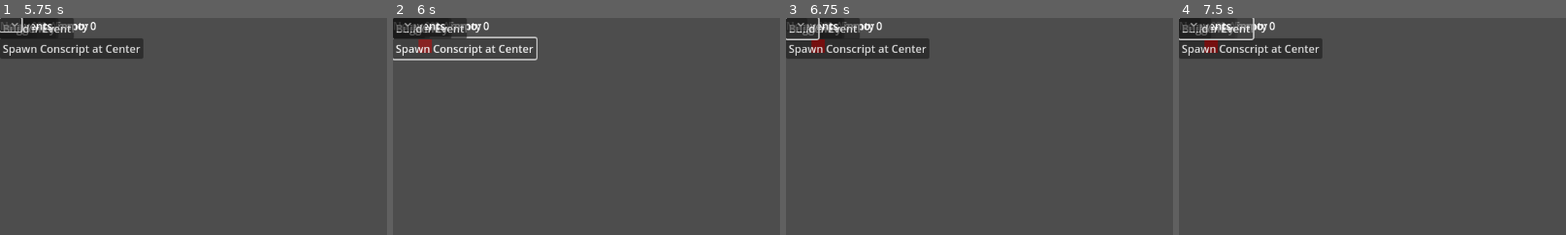
Above: before the commit, frames 1-4 (left to right).
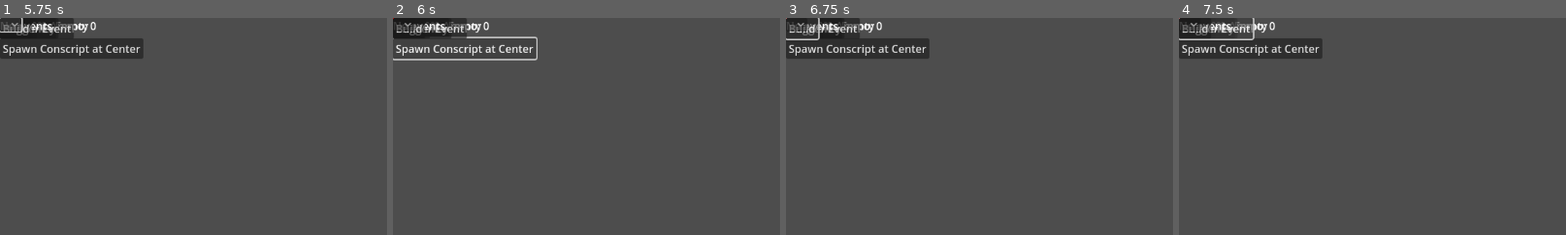
Above: after the commit, the same moments.

Repository: wasab1kastike/finsim_AA-club
Game: Godot game, scene res://scenes/ui/Main.tscn
The game is run twice, just before and just after one commit, with the same random seed, the same clock (stepped at 60 frames per second) and the same inputs.
Inputs (mouse positions are % of the whole screen's width and height, from its top left):
- Up to frame 1 (5.75 s): click "Reveal All" at 0.5 s; click "Start" at 1.25 s; click "Start" at 2 s; click "Use Policy" at 2.75 s; click "Trigger Event" at 3.5 s; click "Build" at 4.25 s; click (1, 2) at 5 s
- Up to frame 2 (6 s): click "Spawn Conscript at Center" at 5.75 s
- Up to frame 3 (6.75 s): click "Use Policy" at 6.5 s
- Up to frame 4 (7.5 s): click "Trigger Event" at 7.25 s
The pictures show only the part of the screen within x 0-50%, y 0-50%; the shares and areas given below are measured in that part.

Frame 1 is identical in both runs. In frame 2, 0.2% of the frame differs, in the area x 0-11%, y 0-17%; in frame 3, 0.2%; in frame 4, 0.2%.
Error before the commit: Invalid access to property or key 'layers' on a base object of type 'TileMap (HexMap)'. (res://scripts/world/HexMap.gd:26)
Error after the commit: Parse Error: Cannot infer the type of "ids" variable because the value doesn't have a set type. (res://scripts/world/HexMap.gd:45)

Commit message:
feat: add FogMap tilemap

Diff:
--- a/scenes/world/HexMap.tscn
+++ b/scenes/world/HexMap.tscn
@@ -4,7 +4,7 @@
 [ext_resource path="res://resources/TileSet.tres" type="TileSet" id="2"]
 
 [node name="HexMap" type="TileMap"]
-layers = 2
+layers = 1
 tile_set = ExtResource("2")
 cell_tile_size = Vector2i(96, 84)
 script = ExtResource("1")
--- a/scenes/world/World.tscn
+++ b/scenes/world/World.tscn
@@ -1,11 +1,17 @@
-[gd_scene load_steps=3]
+[gd_scene load_steps=4]
 
 [ext_resource path="res://scenes/world/HexMap.tscn" type="PackedScene" id="1"]
 [ext_resource path="res://scripts/world/World.gd" type="Script" id="2"]
+[ext_resource path="res://scripts/world/FogMap.gd" type="Script" id="3"]
 
 [node name="World" type="Node2D"]
 script = ExtResource("2")
 
 [node name="HexMap" parent="." instance=ExtResource("1")]
 
+[node name="FogMap" type="TileMap" parent="."]
+z_index = 1
+cell_tile_size = Vector2i(96, 84)
+script = ExtResource("3")
+
 [node name="Units" type="Node2D" parent="."]
--- /dev/null
+++ b/scripts/world/FogMap.gd
@@ -0,0 +1,22 @@
+extends TileMap
+class_name FogMap
+
+var source_id := -1
+
+func _ready() -> void:
+    if tile_set == null:
+        tile_set = TileSet.new()
+        tile_set.tile_shape = TileSet.TILE_SHAPE_HEXAGON
+        var size := Vector2i(96, 84)
+        var img := Image.create(size.x, size.y, false, Image.FORMAT_RGBA8)
+        img.fill(Color(0,0,0,0.75))
+        var tex := ImageTexture.create_from_image(img)
+        var src := TileSetAtlasSource.new()
+        src.texture = tex
+        src.texture_region_size = size
+        source_id = tile_set.add_source(src)
+    else:
+        # Assume first source is the fog tile
+        var ids = tile_set.get_source_id_list()
+        if ids.size() > 0:
+            source_id = ids[0]
--- a/scripts/world/HexMap.gd
+++ b/scripts/world/HexMap.gd
@@ -9,10 +9,12 @@
 const HEX_DIRS = [Vector2i(1,0), Vector2i(1,-1), Vector2i(0,-1), Vector2i(-1,0), Vector2i(-1,1), Vector2i(0,1)]
 
 var _terrain_sources: Dictionary = {}
-var _fog_source_id := -1
+var fog_map: TileMap = null
 
 func _ready() -> void:
     _setup_tileset()
+    if get_parent() != null:
+        fog_map = get_parent().get_node_or_null("FogMap")
     if GameState.tiles.is_empty():
         _generate_tiles()
         reveal_area(Vector2i.ZERO, 2)
@@ -23,26 +25,26 @@
     if tile_set == null:
         tile_set = TileSet.new()
         tile_set.tile_shape = TileSet.TILE_SHAPE_HEXAGON
-    self.layers = max(self.layers, 2)
-    var size := Vector2i(64, 64)
-    var colors := {
-        "forest": Color(0.1,0.5,0.1),
-        "taiga": Color(0.2,0.6,0.2),
-        "hill": Color(0.5,0.5,0.5),
-        "lake": Color(0,0.3,0.8),
-        "fog": Color(0,0,0,0.75),
-    }
-    for name in ["forest","taiga","hill","lake","fog"]:
-        var img := Image.create(size.x, size.y, false, Image.FORMAT_RGBA8)
-        img.fill(colors[name])
-        var tex := ImageTexture.create_from_image(img)
-        var src := TileSetAtlasSource.new()
-        src.texture = tex
-        var sid := tile_set.add_source(src)
-        if name == "fog":
-            _fog_source_id = sid
-        else:
+        var size := Vector2i(64, 64)
+        var colors := {
+            "forest": Color(0.1,0.5,0.1),
+            "taiga": Color(0.2,0.6,0.2),
+            "hill": Color(0.5,0.5,0.5),
+            "lake": Color(0,0.3,0.8),
+        }
+        for name in ["forest","taiga","hill","lake"]:
+            var img := Image.create(size.x, size.y, false, Image.FORMAT_RGBA8)
+            img.fill(colors[name])
+            var tex := ImageTexture.create_from_image(img)
+            var src := TileSetAtlasSource.new()
+            src.texture = tex
+            var sid := tile_set.add_source(src)
             _terrain_sources[name] = sid
+    else:
+        var names := ["forest","taiga","hill","lake"]
+        var ids := tile_set.get_source_id_list()
+        for i in range(min(names.size(), ids.size())):
+            _terrain_sources[names[i]] = ids[i]
 
 func _generate_tiles() -> void:
     var rng := RandomNumberGenerator.new()
@@ -66,10 +68,11 @@
     var terrain: String = data.get("terrain", "forest")
     var source_id: int = _terrain_sources.get(terrain, _terrain_sources.get("forest"))
     set_cell(0, coord, source_id, Vector2i.ZERO)
-    if data.get("explored", false):
-        set_cell(1, coord, -1, Vector2i.ZERO)
-    else:
-        set_cell(1, coord, _fog_source_id, Vector2i.ZERO)
+    if fog_map != null:
+        if data.get("explored", false):
+            fog_map.set_cell(0, coord, -1, Vector2i.ZERO)
+        else:
+            fog_map.set_cell(0, coord, fog_map.source_id, Vector2i.ZERO)
 
 func _random_terrain(rng: RandomNumberGenerator) -> String:
     var roll := rng.randf()
@@ -105,12 +108,14 @@
     for coord in GameState.tiles.keys():
         if axial_distance(coord, center) <= radius:
             GameState.tiles[coord]["explored"] = true
-            set_cell(1, coord, -1, Vector2i.ZERO)
+            if fog_map != null:
+                fog_map.set_cell(0, coord, -1, Vector2i.ZERO)
 
 func reveal_all() -> void:
     for coord in GameState.tiles.keys():
         GameState.tiles[coord]["explored"] = true
-        set_cell(1, coord, -1, Vector2i.ZERO)
+        if fog_map != null:
+            fog_map.set_cell(0, coord, -1, Vector2i.ZERO)
 
 func axial_to_world(qr: Vector2i) -> Vector2:
     return to_global(map_to_local(qr))
